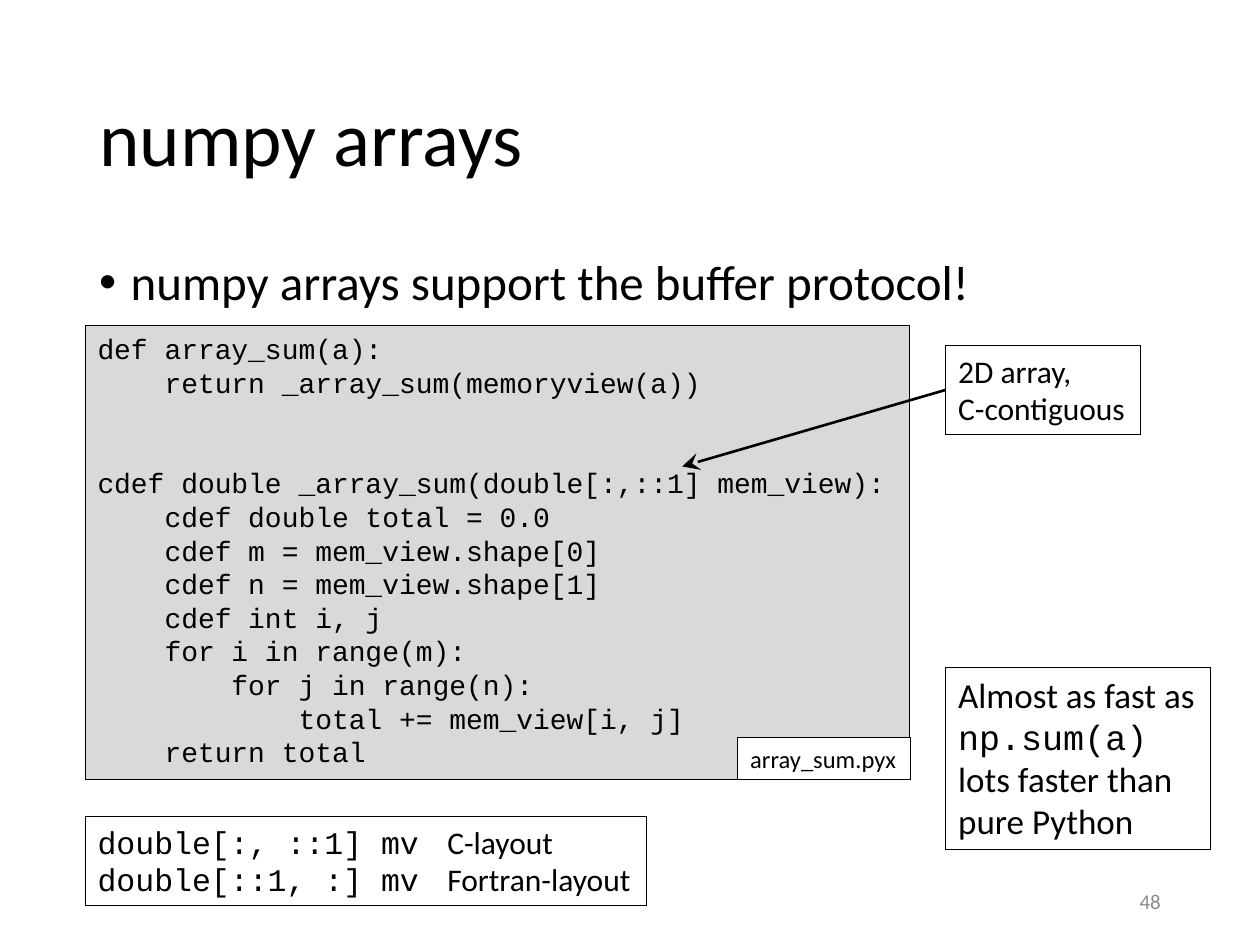
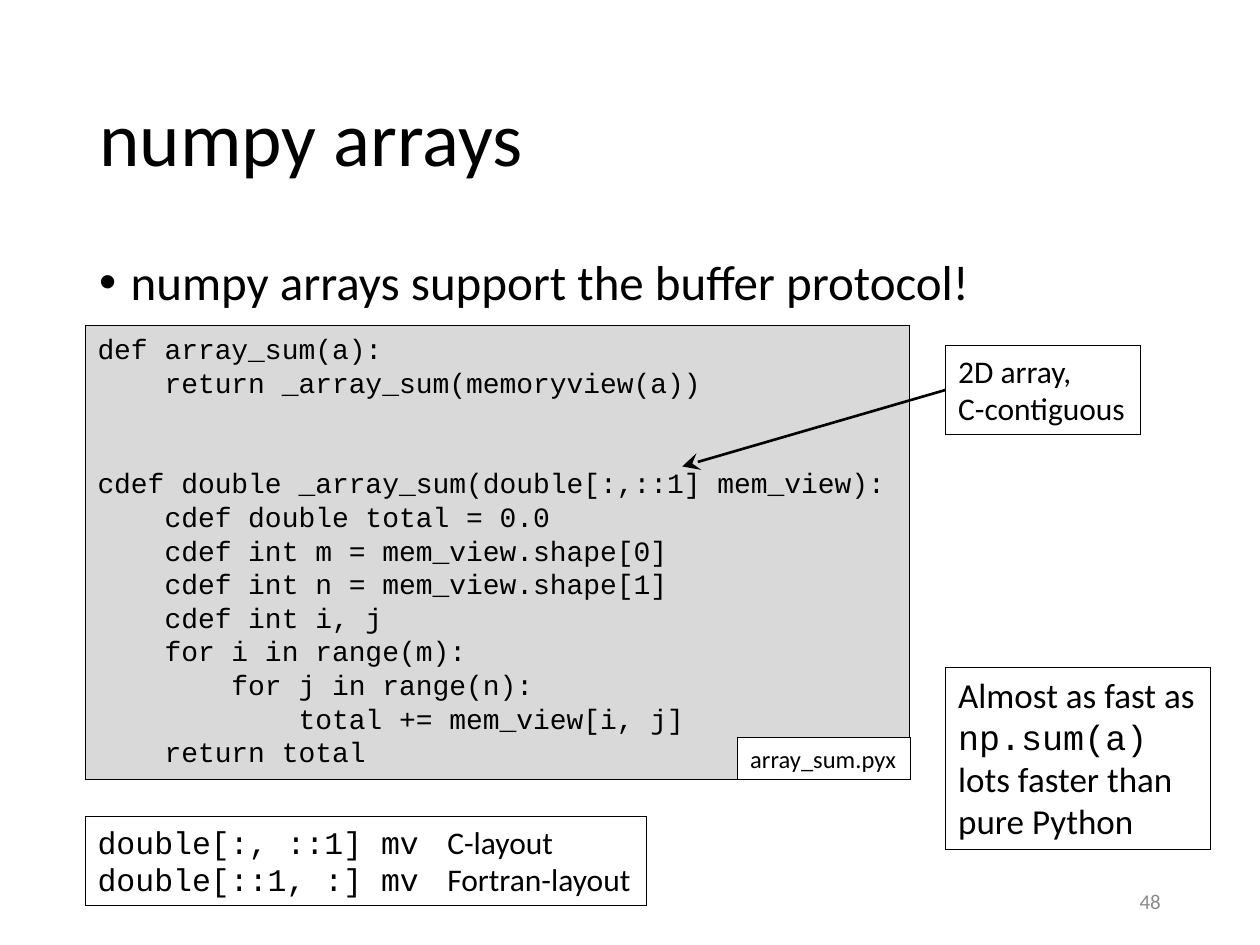
Before and after one commit to gjbex/Python-for-HPC, a slide deck: slide 48 of python_for_hpc.pptx. Drawn at 1260x945 pixels with LibreOffice and Linux fonts; fonts in the diff are those of the drawing. Boxes give left, top, right and bottom in pixels: in the first picture for what was removed or moved away, otherwise in the second. Text is boxed around its words. In the diff, an @@ line names an element or a change of style, - is before the commit and + after.

Commit message:
Fix typos

```diff
--- a/python_for_hpc.pptx
+++ b/python_for_hpc.pptx
@@ text in rectangle at (x1=165, y1=541, x2=667, y2=600): text changed @@
-cdef m = mem_view.shape[0]
-cdef n = mem_view.shape[1]
+cdef int m = mem_view.shape[0]
+cdef int n = mem_view.shape[1]
```
Also in this commit, not shown: 3 other slides changed.
